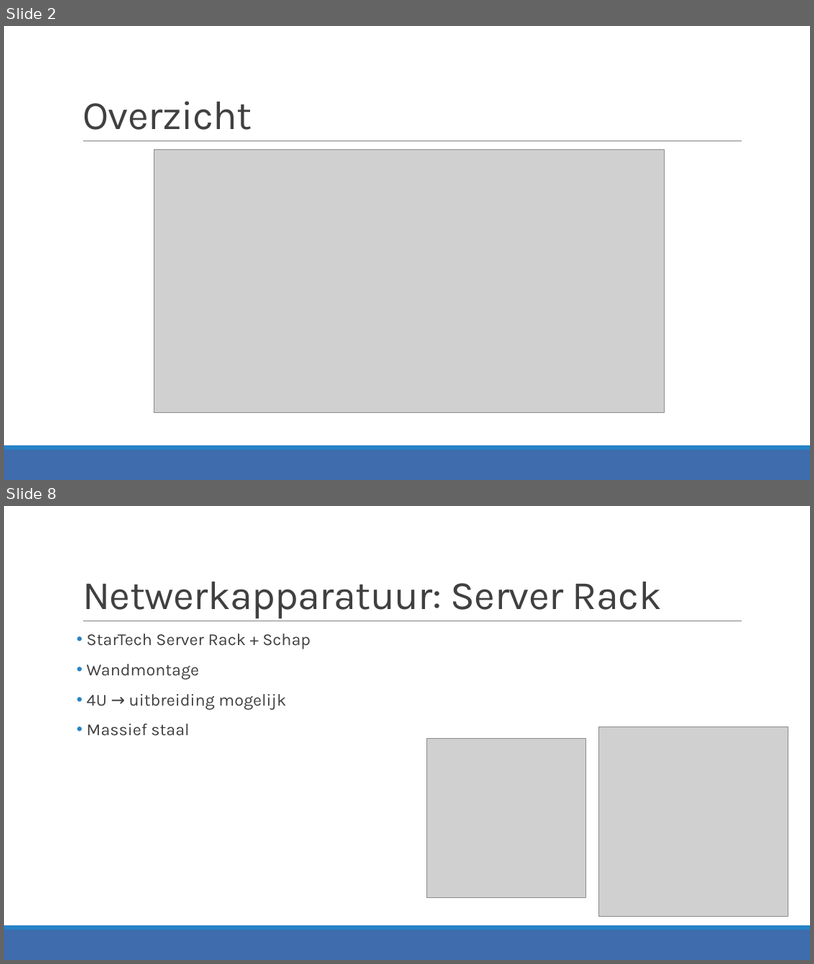
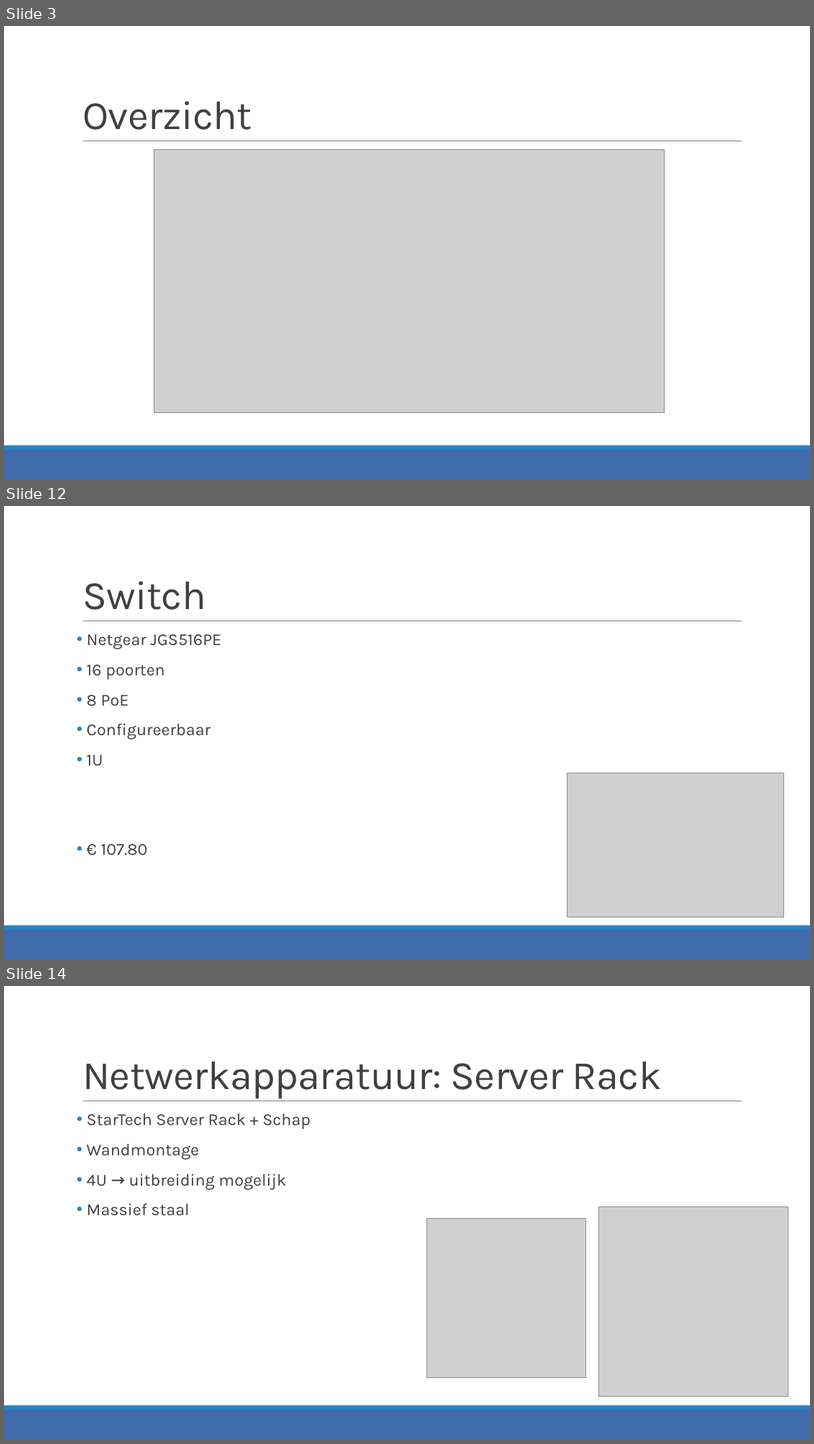
Before and after one commit to JensVL/projecten2, a slide deck: opdracht03/G24/Voorstelling G24.pptx. Shown one above the other, each under a label of ours: slides 2 and 8 before the commit, slides 3, 12 and 14 after it; the slides between them are not shown. The pictures are 814x964 and 814x1444 pixels, drawn with LibreOffice and Linux fonts; fonts in the diff are those of the drawing; grey boxes stand for pictures. Boxes give left, top, right and bottom in pixels: in the first picture for what was removed or moved away, otherwise in the second. Text is boxed around its words. In the diff, an @@ line names an element or a change of style, - is before the commit and + after.

Commit message:
Edit modem + add budget config g24

```diff
--- a/opdracht03/G24/Voorstelling G24.pptx
+++ b/opdracht03/G24/Voorstelling G24.pptx
@@ slide 12 added at <box>4,506,810,960</box>, background #FFFFFF; not listed: 3 template elements that a slide beside it also shows @@
@@ title added at <box>82,581,206,610</box>, 48 pt, text #404040 @@
+Switch
@@ text added at <box>87,634,221,855</box>, 20 pt, text #404040 @@
+• Netgear JGS516PE
+• 16 poorten
+• 8 PoE
+• Configureerbaar
+• 1U
+• € 107.80
@@ picture added at <box>568,773,784,917</box> @@
@@ what was slide 2 is now slide 3 @@
@@ what was slide 8 is now slide 14 @@
```
Also in this commit, not shown: 6 slides changed, 6 other slides added, 2 other files.
